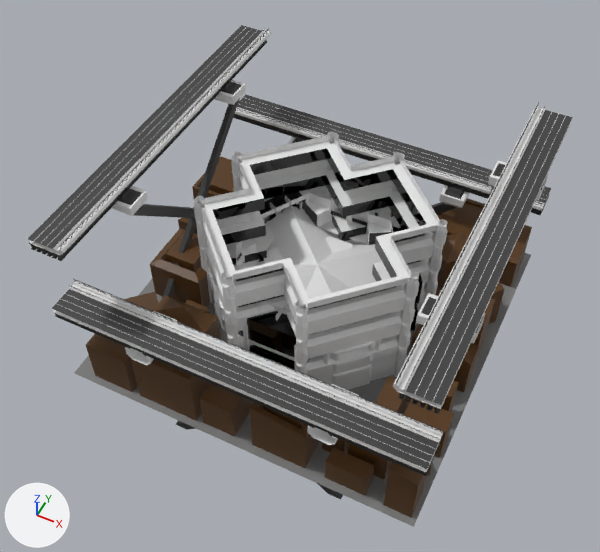
One commit to the FBX model Content/Levels/Test_Maps/City_Generator_Test/Truchet_Motif_Meshes/Buildings.fbx: the scene before it, then after it.
Rendered twice from a 50 mm camera at (130.0, -282.0, 377.0) aimed at (-9.0, -4.0, 30.0). Arrows for +X, +Y and +Z are at lower left; the lights stay in place. Where no turn or scale is listed for an object, it has been applied to the vertices.

Objects in the first picture: 'Building 1 Level', 'Building 1 Roof', 'Building 2 Level', 'Building 2 Roof', 'Building 3 Roof', 'Building 3 level', 'Building 4 Level', 'Lower Ground Buildings', 'Motif A Supports'.
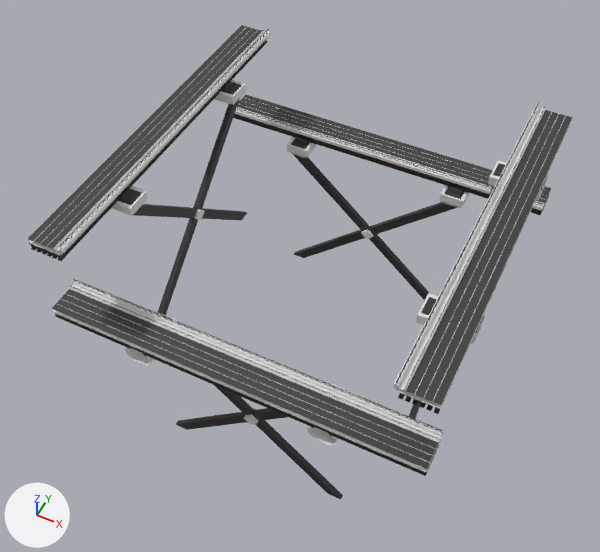
Diff of the bpy script that builds the scene:
```diff
--- a/Content/Levels/Test_Maps/City_Generator_Test/Truchet_Motif_Meshes/Buildings.fbx.py
+++ b/Content/Levels/Test_Maps/City_Generator_Test/Truchet_Motif_Meshes/Buildings.fbx.py
@@ me_plane_002 @@
 me_plane_002.from_pydata(...)  # 10860 vertices, 9580 faces; spans x -100.0..100.0, y -100.0..100.0, z -50.0..109.0
 # used by ob_motif_a_supports; location = (0.0, 0.0, 0.0)
+# me_plane_002 part 1: edges marked sharp go from 13456 to 0
 me_plane_002.materials.append(mat_metal)
@@ ob_building_2_level @@
-ob_building_2_level = bpy.data.objects.new('Building 2 Level', me_cube_003)
-ob_building_2_level.location = (0.0, 0.0, 0.0)
@@ ob_building_1_level @@
-ob_building_1_level = bpy.data.objects.new('Building 1 Level', me_cube_002)
-ob_building_1_level.location = (0.0, 0.0, 0.0)
@@ ob_building_2_roof @@
-ob_building_2_roof = bpy.data.objects.new('Building 2 Roof', me_cube_007)
-ob_building_2_roof.location = (0.0, 0.0, 0.0)
@@ ob_building_4_roof @@
-ob_building_4_roof = bpy.data.objects.new('Building 4 Roof', me_cube_018)
-ob_building_4_roof.location = (0.0, 0.0, 0.0)
@@ ob_building_4_level @@
-ob_building_4_level = bpy.data.objects.new('Building 4 Level', me_cube_005)
-ob_building_4_level.location = (0.0, 0.0, 0.0)
@@ ob_lower_ground_buildings @@
-ob_lower_ground_buildings = bpy.data.objects.new('Lower Ground Buildings', me_plane_001)
-ob_lower_ground_buildings.location = (0.0, 0.0, 0.0)
@@ ob_building_3_level @@
-ob_building_3_level = bpy.data.objects.new('Building 3 level', me_cube_004)
-ob_building_3_level.location = (0.0, 0.0, 0.0)
@@ ob_building_1_roof @@
-ob_building_1_roof = bpy.data.objects.new('Building 1 Roof', me_cube_001)
-ob_building_1_roof.location = (0.0, 0.0, 0.0)
@@ ob_building_3_roof @@
-ob_building_3_roof = bpy.data.objects.new('Building 3 Roof', me_cube_012)
-ob_building_3_roof.location = (0.0, 0.0, 0.0)
```

Changed parts and their boxes (x1, y1, x2, y2) in the pictures (600 x 552 px):
'Building 3 level', deleted: before (193, 132, 448, 381)
'Lower Ground Buildings', deleted (brown): before (74, 156, 532, 527)
'Building 3 Roof', deleted: before (208, 206, 422, 385)
'Building 2 Level', deleted: before (236, 192, 422, 369)
'Building 1 Level', deleted: before (211, 202, 376, 387)
'Building 2 Roof', deleted: before (249, 232, 418, 369)
'Building 4 Level', deleted: before (212, 193, 423, 370)
'Building 1 Roof', deleted: before (215, 309, 372, 390)
part 1 of me_plane_002, shading changed: (27, 25, 573, 499) in both
